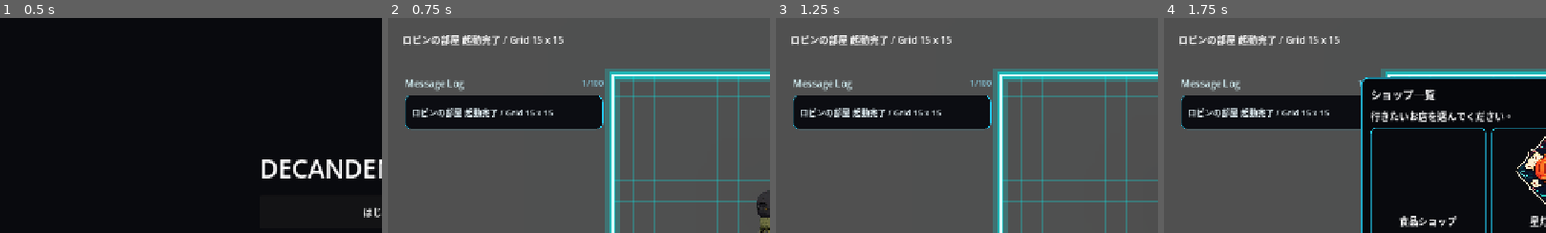
Above: before the commit, frames 1-4 (left to right).
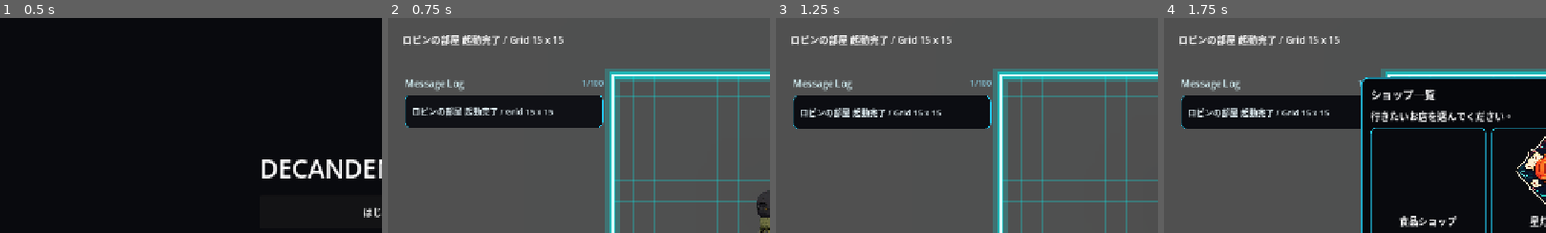
Above: after the commit, the same moments.

Repository: grimoire1089-coder/optimistic
Game: Godot game, scene res://Scenes/Boot/TitleScene.tscn
The game is run twice, just before and just after one commit, with the same random seed, the same clock (stepped at 60 frames per second) and the same inputs. Sound files missing from this copy of the repository are replaced by a short silence.
Inputs:
- Up to frame 1 (0.5 s): no input
- Up to frame 2 (0.75 s): click "はじめる" at 0.5 s
- Up to frame 3 (1.25 s): no input
- Up to frame 4 (1.75 s): click "ショップ" at 1.25 s
The pictures show only the part of the screen within x 0-50%, y 0-50%; the shares and areas given below are measured in that part.

Frame 1 is identical in both runs. In frame 2, 1.1% of the frame differs, in the area x 4-57%, y 36-52%; in frame 3, less than 0.1%; in frame 4, less than 0.1%.

Commit message:
Animate message log cards from bottom

Diff:
--- a/Scripts/UI/HUD/MessageLogPanel.gd
+++ b/Scripts/UI/HUD/MessageLogPanel.gd
@@ -7,6 +7,9 @@
 @export var notice_sfx: AudioStream
 @export var notice_sfx_volume_db: float = 0.0
 @export var auto_scroll_to_latest: bool = true
+@export var card_height: float = 58.0
+@export var card_enter_offset_y: float = 18.0
+@export var card_enter_duration: float = 0.22
 @export var card_background_color: Color = Color(0.035, 0.04, 0.06, 0.96)
 @export var card_border_color: Color = Color(0.14, 0.8, 0.95, 0.9)
 @export var card_text_color: Color = Color(0.92, 0.98, 1.0, 1.0)
@@ -23,6 +26,7 @@
 func _ready() -> void:
 	add_to_group(&"message_log")
 	_load_default_notice_sfx_if_needed()
+	_apply_bottom_stack_layout()
 	_update_header()
 	_update_empty_state()
 
@@ -63,10 +67,38 @@
 	return result
 
 
+func _apply_bottom_stack_layout() -> void:
+	if message_list == null:
+		return
+	message_list.alignment = BoxContainer.ALIGNMENT_END
+
+
 func _create_message_card(message: String) -> void:
+	var holder := Control.new()
+	holder.clip_contents = true
+	holder.custom_minimum_size = Vector2(0.0, 0.0)
+	holder.size_flags_horizontal = Control.SIZE_EXPAND_FILL
+
+	var card := _make_card_node(message)
+	holder.add_child(card)
+	message_list.add_child(holder)
+
+	call_deferred("_animate_message_card", holder, card)
+
+
+func _make_card_node(message: String) -> PanelContainer:
 	var card := PanelContainer.new()
-	card.custom_minimum_size = Vector2(0.0, 58.0)
+	card.custom_minimum_size = Vector2(0.0, card_height)
 	card.size_flags_horizontal = Control.SIZE_EXPAND_FILL
+	card.anchor_left = 0.0
+	card.anchor_top = 1.0
+	card.anchor_right = 1.0
+	card.anchor_bottom = 1.0
+	card.offset_left = 0.0
+	card.offset_top = -card_height + card_enter_offset_y
+	card.offset_right = 0.0
+	card.offset_bottom = card_enter_offset_y
+	card.modulate.a = 0.0
 	card.add_theme_stylebox_override("panel", _make_card_style())
 
 	var margin := MarginContainer.new()
@@ -85,7 +117,21 @@
 	label.add_theme_font_size_override("font_size", 14)
 	margin.add_child(label)
 
-	message_list.add_child(card)
+	return card
+
+
+func _animate_message_card(holder: Control, card: PanelContainer) -> void:
+	if not is_instance_valid(holder) or not is_instance_valid(card):
+		return
+
+	var tween := create_tween()
+	tween.set_parallel(true)
+	tween.set_trans(Tween.TRANS_CUBIC)
+	tween.set_ease(Tween.EASE_OUT)
+	tween.tween_property(holder, "custom_minimum_size:y", card_height, card_enter_duration)
+	tween.tween_property(card, "offset_top", -card_height, card_enter_duration)
+	tween.tween_property(card, "offset_bottom", 0.0, card_enter_duration)
+	tween.tween_property(card, "modulate:a", 1.0, card_enter_duration)
 
 
 func _trim_old_messages() -> void:
@@ -97,9 +143,9 @@
 func _remove_oldest_card() -> void:
 	if message_list.get_child_count() <= 0:
 		return
-	var oldest_card := message_list.get_child(0)
-	message_list.remove_child(oldest_card)
-	oldest_card.queue_free()
+	var oldest_card_holder := message_list.get_child(0)
+	message_list.remove_child(oldest_card_holder)
+	oldest_card_holder.queue_free()
 
 
 func _update_header() -> void:
